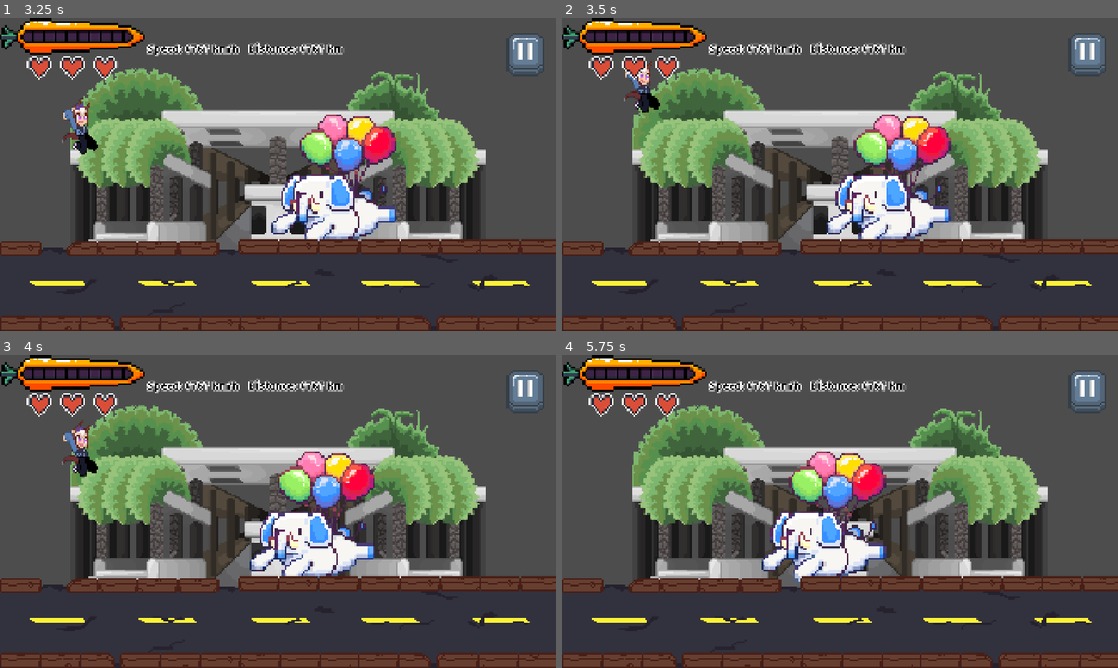
Above: before the commit, frames 1-4 (two rows, left to right).
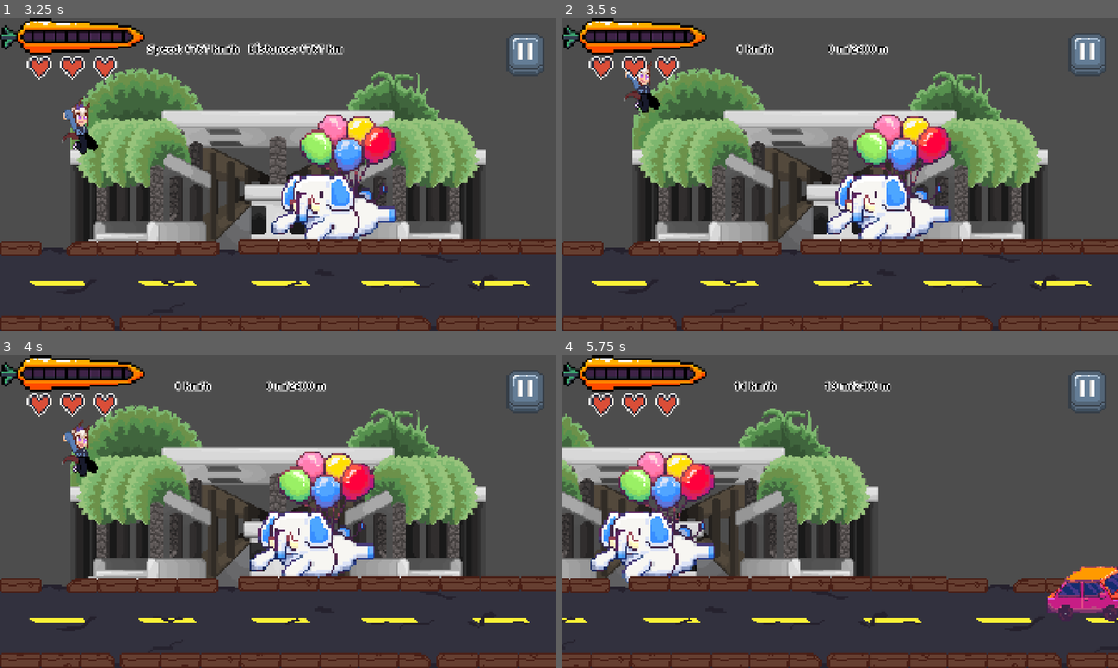
Above: after the commit, the same moments.

Repository: sbxte/sparta26-gamedev
Game: Godot game, scene res://scenes/ui/main_menu.tscn
The game is run twice, just before and just after one commit, with the same random seed, the same clock (stepped at 60 frames per second) and the same inputs.
Inputs (mouse positions are in pixels of both pictures, inside the frame that each line leads up to):
- Up to frame 1 (3.25 s): click (283, 202) at 0.5 s; click (278, 174) at 1.25 s; hold Up (ui_up) from 2.03 s (still down)
- Up to frame 2 (3.5 s): keep holding Up (ui_up)
- Up to frame 3 (4 s): release Up (ui_up) at 3.53 s; hold Down (ui_down) from 3.53 s (still down)
- Up to frame 4 (5.75 s): release Down (ui_down) at 4.28 s; hold Up (ui_up) from 4.28 s (still down)

Frame 1 is identical in both runs. In frame 2, 0.9% of the frame differs, in the area x 26-62%, y 7-63%; in frame 3, 1.8%; in frame 4, 40%, in the area x 0-100%, y 7-100%.

Commit message:
timer fix for is running

Diff:
--- a/scripts/session.gd
+++ b/scripts/session.gd
@@ -49,6 +49,8 @@
 		is_boosting = false
 		_boost_factor = 0.0
 		segment_handler.move_children(speed * delta) # Force stops, even if boosting
+		await get_tree().create_timer(2).timeout
+		is_running = true
 		return
 
 	# Base Speed
